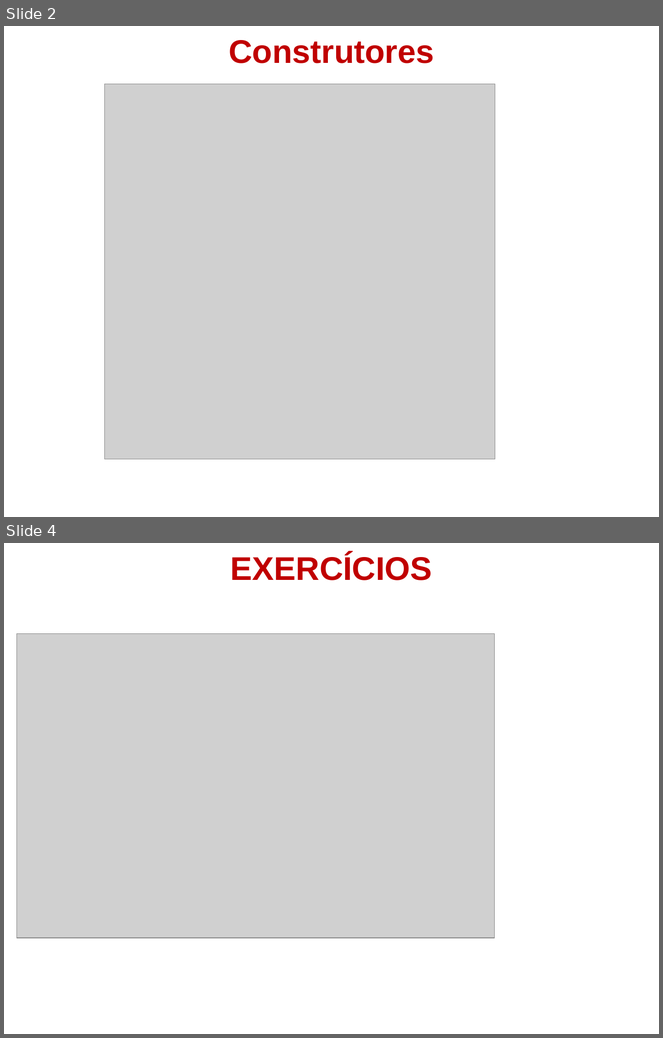
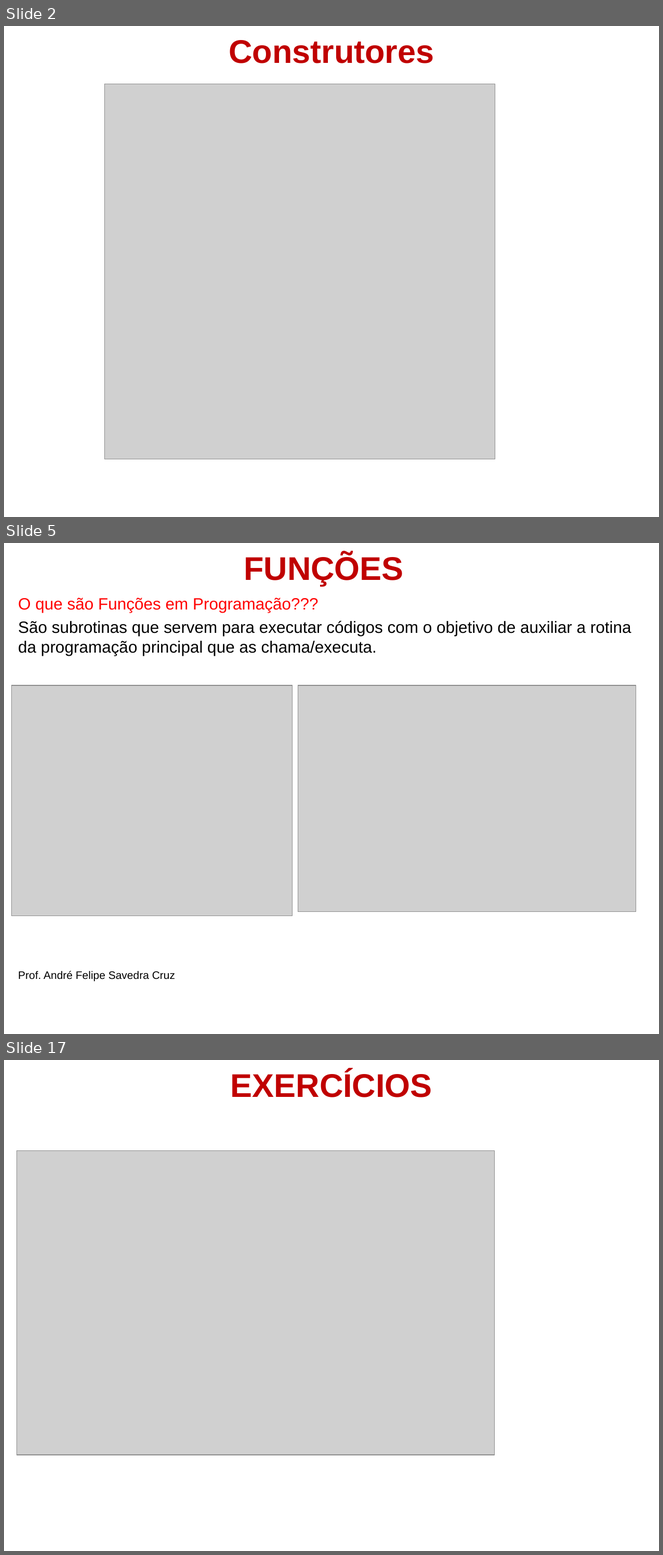
Before and after one commit to andre-savedra/material_1_des, a slide deck: 4-Iniciando com Java OO/FPOO-5.ppt. Shown one above the other, each under a label of ours: slides 2 and 4 before the commit, slides 2, 5 and 17 after it; the slides between them are not shown. The pictures are 663x1038 and 663x1555 pixels, drawn with LibreOffice and Linux fonts; fonts in the diff are those of the drawing; grey boxes stand for pictures; background and template pictures are left out. Boxes give left, top, right and bottom in pixels: in the first picture for what was removed or moved away, otherwise in the second. Text is boxed around its words. In the diff, an @@ line names an element or a change of style, - is before the commit and + after.

```diff
--- a/4-Iniciando com Java OO/FPOO-5.ppt
+++ b/4-Iniciando com Java OO/FPOO-5.ppt
@@ slide 5 added at box(4, 543, 659, 1034), background picture (left out) @@
@@ text added at box(244, 554, 404, 586), 36 pt, text #C00000, bold @@
+FUNÇÕES
@@ text added at box(18, 598, 632, 981), 18 pt, text #000000 @@
+O que são Funções em Programação???
+São subrotinas que servem para executar códigos com o objetivo de auxiliar a rotina da programação principal que as chama/executa.
+Prof. André Felipe Savedra Cruz
@@ picture added at box(12, 686, 292, 916) @@
@@ picture added at box(298, 686, 636, 913) @@
@@ what was slide 4 is now slide 17 @@
```
Also in this commit, not shown: 1 slide changed, 12 other slides added.
